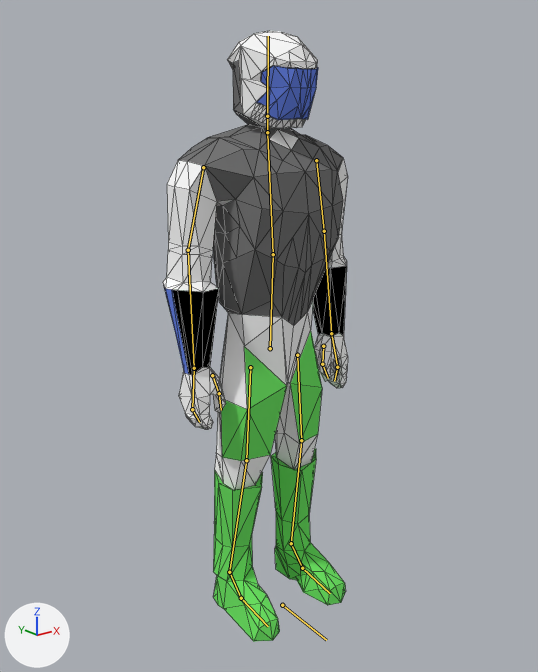
Two versions of the Blender file ProjectLuna/Assets/Models/player/animated_ply.blend, one commit apart.
Rendered twice from a camera (50 mm lens) standing at (-18.2, -21.8, 21.4) and looking at (-1.1, -0.3, 12.8). The lights are fixed; the arrows at lower left show +X, +Y and +Z. The bones that bend it are drawn over the model as lines. Mesh edges are drawn as thin lines.
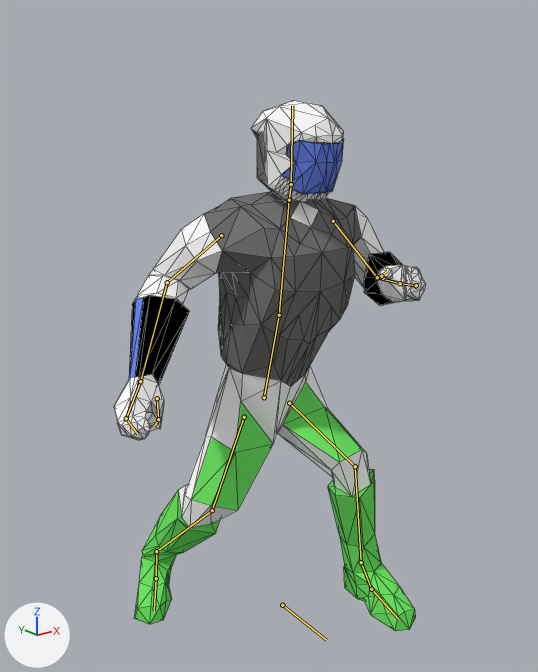
The newer file adds an action. The first version stands in its rest pose; the second is drawn at frame 1 of the action 'KNOCKBACK'.

What the commit changed:
Bone 'lower.back' (bone_lower_back) moves from (0.0, 0.0, 0.0) to (0.0, -0.58, 0.06).
Bone 'lower.back' (bone_lower_back) turns from (0, 0, 0) to (-11, 0, 0) degrees about its own x, y and z.
Bone 'Head' (bone_head) turns from (0, 0, 0) to (11, 0, 0) degrees about its own x, y and z.
Bone 'upper.arm.L' (bone_upper_arm_l) turns from (0, 0, 0) to (21, -14, -41) degrees about its own x, y and z.
Bone 'lower.arm.L' (bone_lower_arm_l) turns from (0, 0, 0) to (10, 11, -83) degrees about its own x, y and z.
Bone 'upper.arm.R' (bone_upper_arm_r) turns from (0, 0, 0) to (-12, -3, 30) degrees about its own x, y and z.
Bone 'lower.arm.R' (bone_lower_arm_r) turns from (0, 0, 0) to (24, 31, -60) degrees about its own x, y and z.
Bone 'hand_2.R' (bone_hand_2_r) turns from (0, 0, 0) to (-22, 16, 14) degrees about its own x, y and z.
Bone 'thumb_2.R' (bone_thumb_2_r) turns from (0, 0, 0) to (-1, -21, -20) degrees about its own x, y and z.
Bone 'lower_leg.R' (bone_lower_leg_r) turns from (0, 0, 0) to (-3, -2, -3) degrees about its own x, y and z.
Bone 'leg_control.L' (bone_leg_control_l) moves from (0.0, 0.0, 0.0) to (0.4, 0.79, -0.01).
Bone 'leg_control.L' (bone_leg_control_l) turns from (0, 0, 0) to (0, 0, 9) degrees about its own x, y and z.
Bone 'leg_control.R' (bone_leg_control_r) moves from (0.0, 0.0, 0.0) to (-0.36, -0.85, 0.01).
Bone 'leg_control.R' (bone_leg_control_r) turns from (0, 0, 0) to (0, 0, 34) degrees about its own x, y and z.

What differs and where, as boxes (x1, y1, x2, y2) in the pictures (538 x 672 px):
'Cube', posed (68% wider, 13% shorter): before (163, 30, 348, 642); after (114, 100, 426, 631)
bone 'lower.back', root to tip: before (270, 348) to (273, 254); after (264, 397) to (279, 315)
bone 'Head', root to tip: before (267, 116) to (268, 36); after (291, 184) to (292, 105)
bone 'upper.arm.L', root to tip: before (316, 160) to (324, 231); after (333, 221) to (377, 277)
bone 'lower.arm.L', root to tip: before (324, 231) to (331, 333); after (377, 277) to (400, 283)
bone 'upper.arm.R', root to tip: before (203, 167) to (188, 250); after (221, 235) to (167, 282)
bone 'lower.arm.R', root to tip: before (188, 250) to (194, 368); after (167, 282) to (140, 381)
bone 'hand_2.R', root to tip: before (192, 409) to (199, 422); after (126, 418) to (137, 434)
bone 'thumb_2.R', root to tip: before (219, 393) to (221, 410); after (158, 419) to (153, 427)
bone 'lower_leg.R', root to tip: before (246, 460) to (229, 572); after (212, 510) to (156, 551)
